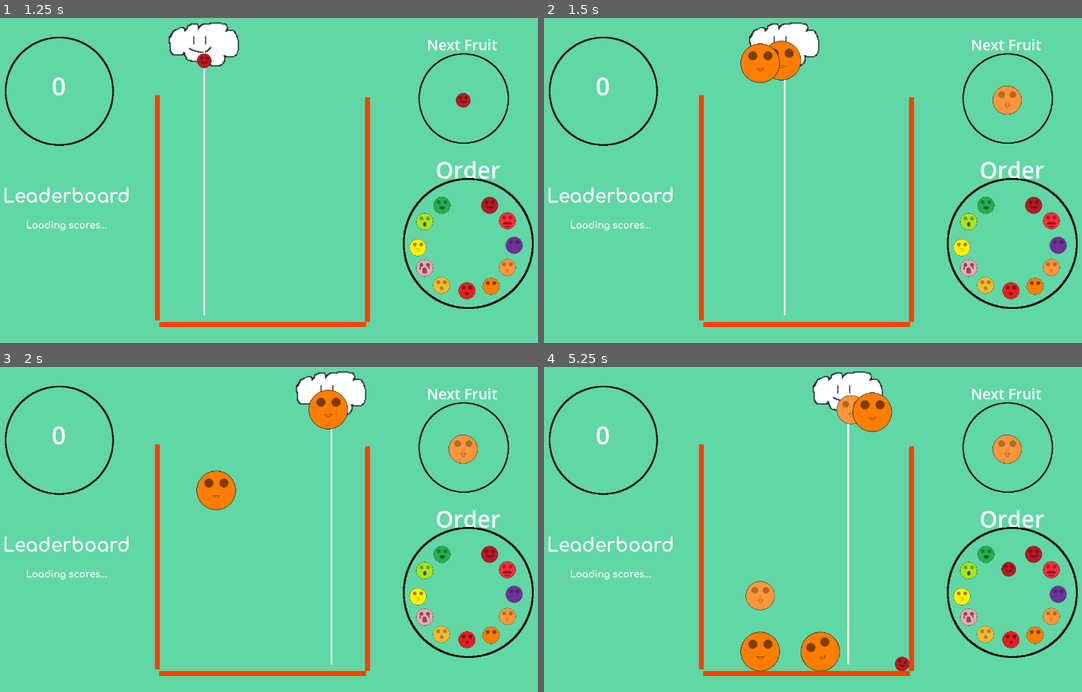
Above: before the commit, frames 1-4 (two rows, left to right).
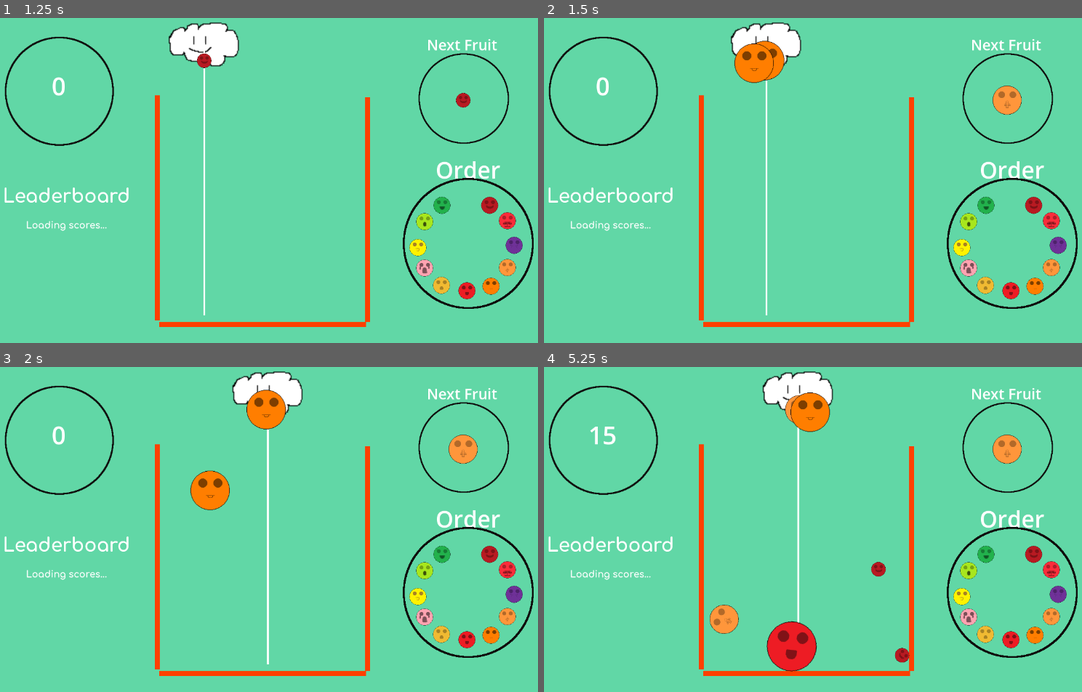
Above: after the commit, the same moments.

Repository: amunwes/suika_like
Game: Godot game, scene res://main.tscn
Same seed, same stepped clock (60 frames per second), same inputs: the game is played once before the commit and once after it.
Inputs (mouse positions are in pixels of both pictures, inside the frame that each line leads up to):
- Up to frame 1 (1.25 s): click "START" at 0.5 s
- Up to frame 2 (1.5 s): tap Enter at 1.25 s; move the mouse to (936, 164) at 1.27 s; hold Right (move_right) from 1.28 s (still down); tap S (drop) at 1.35 s
- Up to frame 3 (2 s): keep holding Right (move_right)
- Up to frame 4 (5.25 s): move the mouse to (689, 545) at 2.02 s; release Right (move_right) at 2.03 s; hold Left (move_left) 2.03-2.78 s; tap S (drop) every 0.75 s from 2.1 to 5.1 s; move the mouse to (866, 458) at 2.77 s; hold Right (move_right) 2.78-4.28 s; move the mouse to (775, 594) at 3.52 s; move the mouse to (979, 578) at 4.27 s; hold Left (move_left) from 4.28 s (still down); move the mouse to (630, 480) at 5.02 s

Frame 1 is identical in both runs. In frame 2, 2.0% of the frame differs, in the area x 34-52%, y 1-92%; in frame 3, 4.2%; in frame 4, 7.3%, in the area x 8-88%, y 1-94%.

Commit message:
changed player character to character2d from area2d
saw some dumb shit i did initially, changed it and modified the code to make it more robust

Diff:
--- a/player.gd
+++ b/player.gd
@@ -1,23 +1,42 @@
-extends Area2D
+extends CharacterBody2D
 
-@export var speed = 400 # How fast the player will move (pixels/sec).
-var screen_size # Size of the game window.
+@export var move_speed : float = 200
+var input_direction : Vector2 = Vector2.ZERO
+var screen_boundary : PackedVector2Array
 
 # Called when the node enters the scene tree for the first time.
 func _ready():
-#	pass
-	screen_size = get_viewport_rect().size
+	var screen_size = get_viewport_rect().size
+	var player_size = $CollisionShape2D.shape.get_rect().size
+	screen_boundary.append(Vector2.ZERO + player_size/2)
+	screen_boundary.append(screen_size - player_size/2)
 #	hide() # Replace with function body.
 
 
+
+func _process(delta):
+
+	# Get the input direction and handle the movement/deceleration.
+	# As good practice, you should replace UI actions with custom gameplay actions.
+	var direction = Input.get_axis("ui_left", "ui_right")
+	if direction:
+		velocity.x = direction * move_speed
+	else:
+		velocity.x = move_toward(velocity.x, 0, move_speed)
+
+	move_and_slide()
+	position = position.clamp(screen_boundary[0], screen_boundary[1])
+
 # Called every frame. 'delta' is the elapsed time since the previous frame.
-func _process(delta):
-	var velocity = Vector2.ZERO # The player's movement vector.
-	if Input.is_action_pressed("move_right"):
-		velocity.x += 1
-	if Input.is_action_pressed("move_left"):
-		velocity.x -= 1
-
-	position += velocity * delta * speed
-#	position += velocity
-	position = position.clamp(Vector2.ZERO, screen_size)
+#func _process(delta):
+#	var input_direction = Input.get_axis("move_left", "move_right")
+#	if (input_direction):
+#		velocity.x = input_direction * move_speed
+##	var velocity = Vector2.ZERO # The player's movement vector.
+##	if Input.is_action_pressed("move_right"):
+##		velocity.x += 1
+##	if Input.is_action_pressed("move_left"):
+##		velocity.x -= 1
+#
+#	position += velocity * delta * move_speed
+#	position = position.clamp(Vector2.ZERO, screen_size)
--- a/player.tscn
+++ b/player.tscn
@@ -2,9 +2,6 @@
 
 [ext_resource type="Texture2D" uid="uid://dx6sg37t3u0d3" path="res://suika/cloud.png" id="1_gobrc"]
 [ext_resource type="Script" path="res://player.gd" id="1_snkmh"]
-
-[sub_resource type="RectangleShape2D" id="RectangleShape2D_jsepv"]
-size = Vector2(76, 44)
 
 [sub_resource type="SpriteFrames" id="SpriteFrames_jyxpy"]
 animations = [{
@@ -17,17 +14,22 @@
 "speed": 5.0
 }]
 
-[node name="Player" type="Area2D"]
+[sub_resource type="RectangleShape2D" id="RectangleShape2D_jsepv"]
+size = Vector2(76, 44)
+
+[node name="Player" type="CharacterBody2D"]
+collision_layer = 0
+collision_mask = 0
+motion_mode = 1
 script = ExtResource("1_snkmh")
-metadata/_edit_group_ = true
+
+[node name="AnimatedSprite2D" type="AnimatedSprite2D" parent="."]
+sprite_frames = SubResource("SpriteFrames_jyxpy")
 
 [node name="CollisionShape2D" type="CollisionShape2D" parent="."]
 position = Vector2(0, 2)
 shape = SubResource("RectangleShape2D_jsepv")
 
-[node name="AnimatedSprite2D" type="AnimatedSprite2D" parent="."]
-sprite_frames = SubResource("SpriteFrames_jyxpy")
-
 [node name="ColorRect" type="ColorRect" parent="."]
 offset_left = -1.0
 offset_right = 1.0
Not shown: 1 places in main.tscn that only renumber resources
